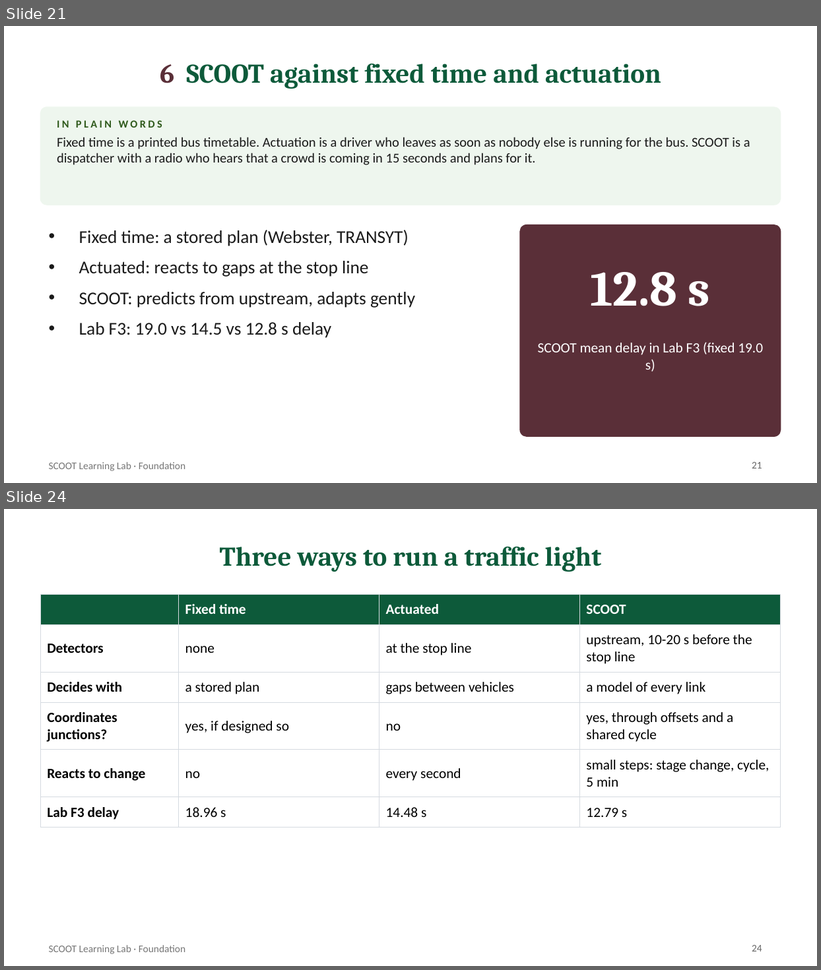
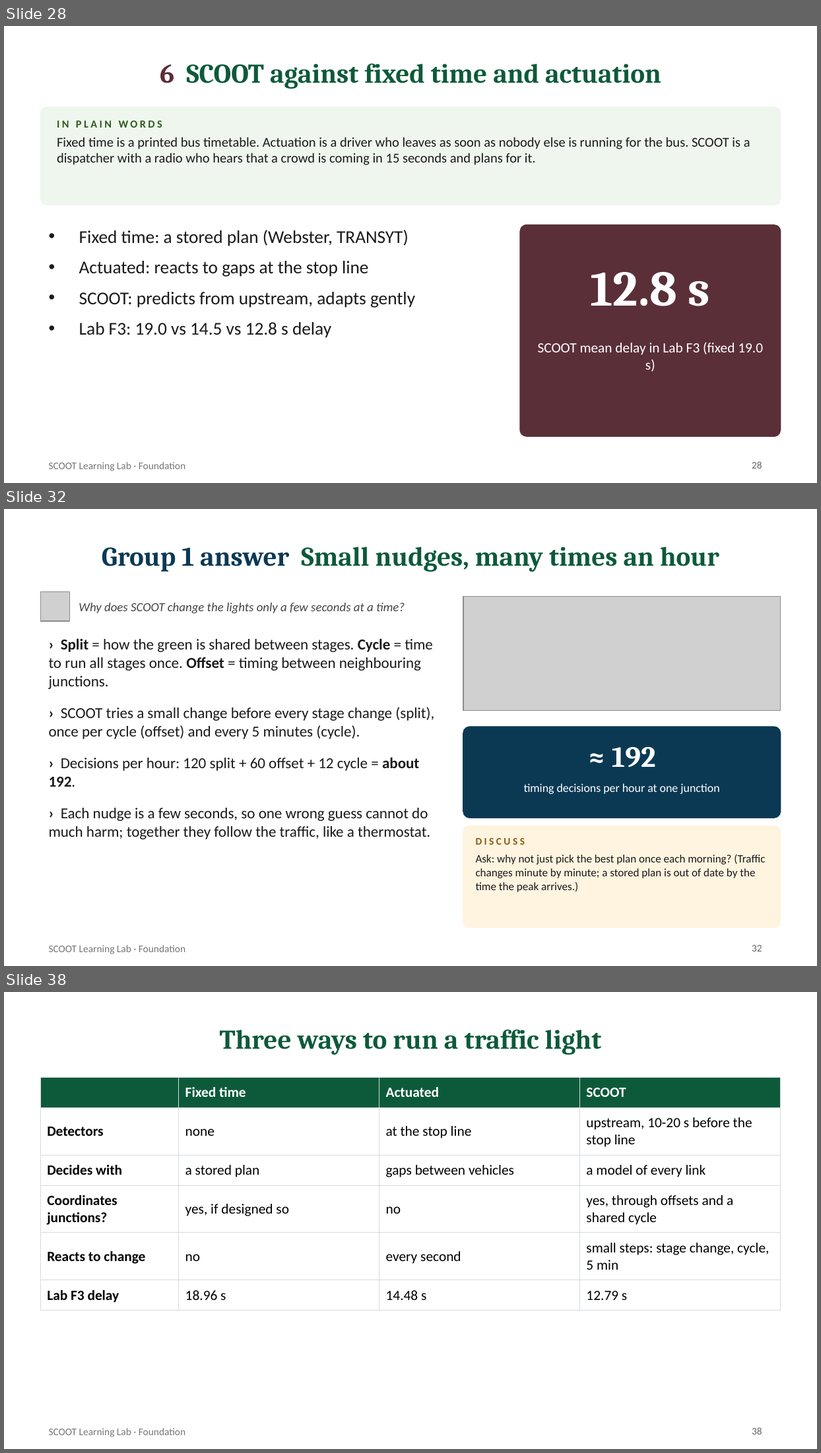
Before and after one commit to smrahmanbd/scoot-learning-lab, a slide deck: docs/materials/SCOOT_Foundation_Presentation.pptx. Shown one above the other, each under a label of ours: slides 21 and 24 before the commit, slides 28, 32 and 38 after it; the slides between them are not shown. The pictures are 821x970 and 821x1453 pixels, drawn with LibreOffice and Linux fonts; fonts in the diff are those of the drawing; grey boxes stand for pictures. Boxes give left, top, right and bottom in pixels: in the first picture for what was removed or moved away, otherwise in the second. Text is boxed around its words. In the diff, an @@ line names an element or a change of style, - is before the commit and + after.

```diff
--- a/docs/materials/SCOOT_Foundation_Presentation.pptx
+++ b/docs/materials/SCOOT_Foundation_Presentation.pptx
@@ slide 32 added at <box>4,509,817,966</box>, background #FFFFFF; not listed: 1 template element that a slide beside it also shows @@
@@ title added at <box>102,547,719,572</box>, 24 pt, text #0D5A3A, bold @@
+Group 1 answer Small nudges, many times an hour
@@ picture added at <box>40,592,70,621</box> @@
@@ text added at <box>79,603,405,613</box>, 11 pt, text #444444, italic @@
+Why does SCOOT change the lights only a few seconds at a time?
@@ picture added at <box>463,597,781,712</box> @@
@@ text added at <box>49,638,434,840</box>, 13.5 pt, text #1A1A1A @@
+› Split = how the green is shared between stages. Cycle = time to run all stages once. Offset = timing between neighbouring junctions.
+› SCOOT tries a small change before every stage change (split), once per cycle (offset) and every 5 minutes (cycle).
+› Decisions per hour: 120 split + 60 offset + 12 cycle = about 192.
+› Each nudge is a few seconds, so one wrong guess cannot do much harm; together they follow the traffic, like a thermostat.
@@ rounded rectangle added at <box>463,727,781,818</box>, fill #0B3954, outline #0B3954 1 pt @@
@@ text added at <box>612,747,656,768</box>, 26 pt, text #FFFFFF, bold @@
+≈ 192
@@ text added at <box>524,784,719,794</box>, 10.5 pt, text #FFFFFF @@
+timing decisions per hour at one junction
@@ rounded rectangle added at <box>463,826,781,927</box>, fill #FFF4E0, outline #FFF4E0 1 pt @@
@@ text added at <box>476,838,525,845</box>, 9 pt, text #8A5A12, bold @@
+DISCUSS
@@ text added at <box>476,854,765,892</box>, 10 pt, text #1A1A1A @@
+Ask: why not just pick the best plan once each morning? (Traffic changes minute by minute; a stored plan is out of date by the time the peak arrives.)
@@ page number added at <box>752,945,762,952</box>, 9 pt, text #666666 @@
+32
@@ what was slide 21 is now slide 28 @@
@@ page number at <box>752,462,762,469</box>: text changed @@
-21
+28
@@ what was slide 24 is now slide 38 @@
@@ page number at <box>752,1428,762,1435</box>: text changed @@
-24
+38
```
Also in this commit, not shown: 4 slides changed, 13 other slides added, 1 other file.
